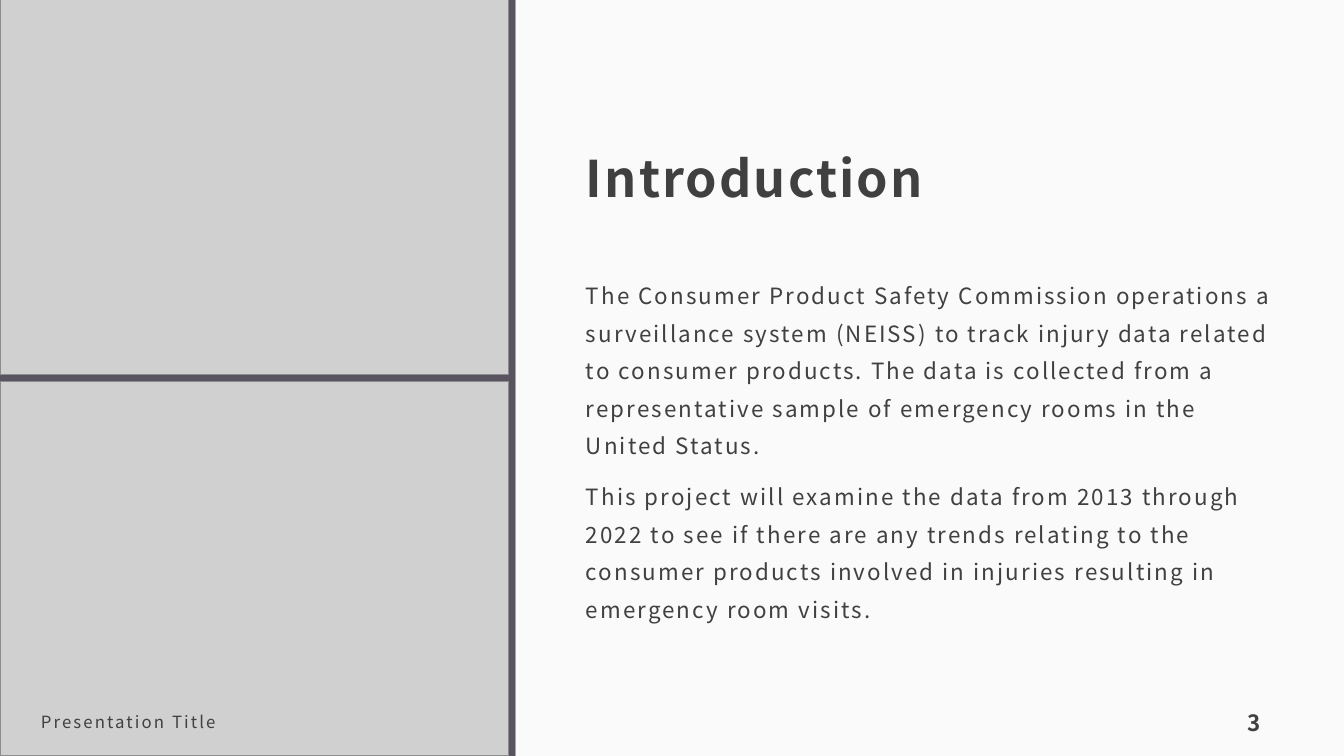
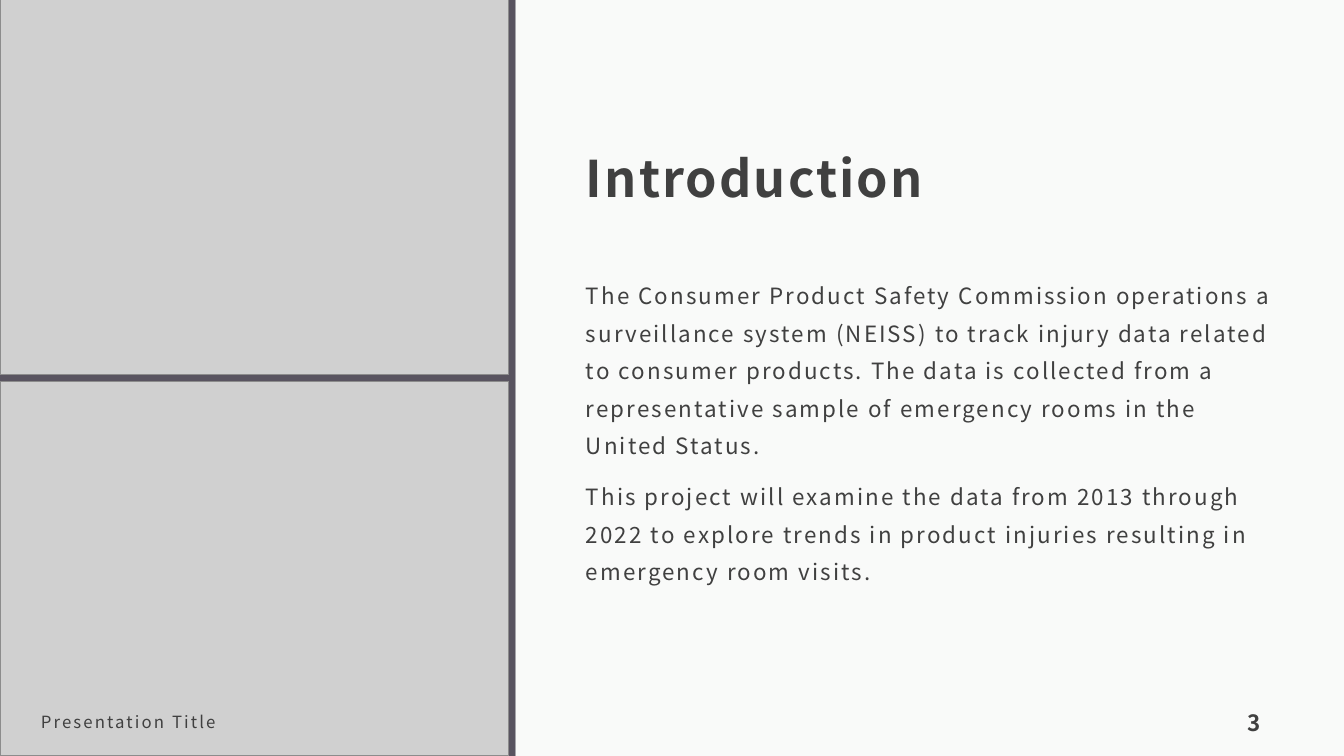
Before and after one commit to tamimcm416/product_injury, a slide deck: slide 3 of docs/Product Injuries.pptx. Drawn at 1344x756 pixels with LibreOffice and Linux fonts; fonts in the diff are those of the drawing; grey boxes stand for pictures. Boxes give left, top, right and bottom in pixels: in the first picture for what was removed or moved away, otherwise in the second. Text is boxed around its words. In the diff, an @@ line names an element or a change of style, - is before the commit and + after.

```diff
--- a/docs/Product Injuries.pptx
+++ b/docs/Product Injuries.pptx
@@ text at (586, 487, 1246, 581): text changed @@
-This project will examine the data from 2013 through 2022 to see if there are any trends relating to the consumer products involved in injuries resulting in emergency room visits.
+This project will examine the data from 2013 through 2022 to explore trends in product injuries resulting in emergency room visits.
```
Also in this commit, not shown: 6 other slides changed, 1 other file.
